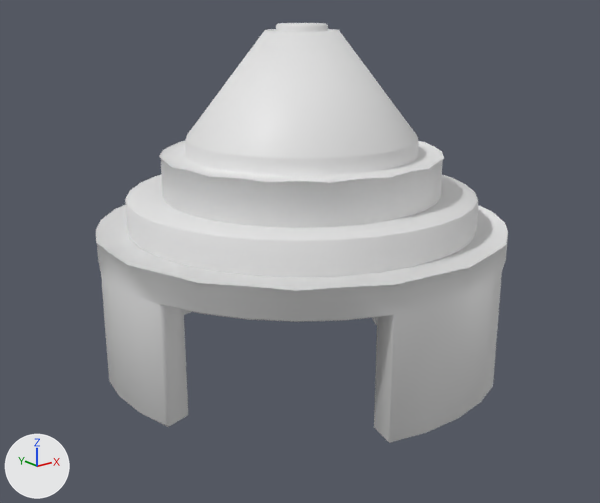
What one commit did to the Blender file Assets/Art/Lab/CoreCeiling.blend.
Rendered twice from a 50 mm camera at (-13.15, -16.36, 9.19) aimed at (-0.29, -0.3, 2.76). The axes (+X, +Y, +Z) are drawn at lower left. The lights are the same throughout.

The older version as bpy lines, for what is in view:
```python
ob_cylinder = bpy.data.objects.new('Cylinder', me_cylinder)
ob_cylinder.location = (0.0, 0.0, 0.0)
ob_cylinder.rotation_euler = (0.0, 0.0, 0.0873)  # degrees (0, 0, 5)
ob_cylinder_001 = bpy.data.objects.new('Cylinder.001', me_cylinder_001)
ob_cylinder_001.location = (0.0, 0.0, 0.0)
ob_cylinder_002 = bpy.data.objects.new('Cylinder.002', me_cylinder_002)
ob_cylinder_002.location = (0.0, 0.0, 0.0)
ob_cylinder_002.rotation_euler = (0.0, 0.0, 0.0873)  # degrees (0, 0, 5)
ob_cylinder_003 = bpy.data.objects.new('Cylinder.003', me_cylinder_003)
ob_cylinder_003.location = (0.0, 0.0, 0.0)
ob_cylinder_003.rotation_euler = (0.0, 0.0, 0.0873)  # degrees (0, 0, 5)
```
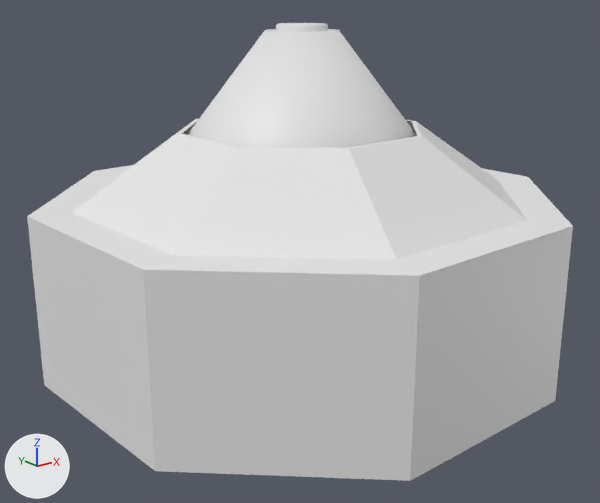
What differs and where, as boxes (x1, y1, x2, y2) in the pictures (600 x 503 px):
'Cylinder.001', shown: after (27, 119, 573, 481)
'Cylinder.002', deleted: before (121, 289, 188, 427)
'Cylinder.003', deleted: before (101, 272, 129, 404)
'Cylinder', unchanged, covered by the edit: before (96, 23, 508, 443); after (187, 23, 417, 148)

The change in detail:
Object 'Cylinder.001' (ob_cylinder_001) is now shown.
Object 'Cylinder.001' (ob_cylinder_001) turns from (0, 0, 0) to (0, 0, -20) degrees about x, y and z.
Object 'Cylinder.002' (ob_cylinder_002) is deleted.
Object 'Cylinder.003' (ob_cylinder_003) is deleted.
